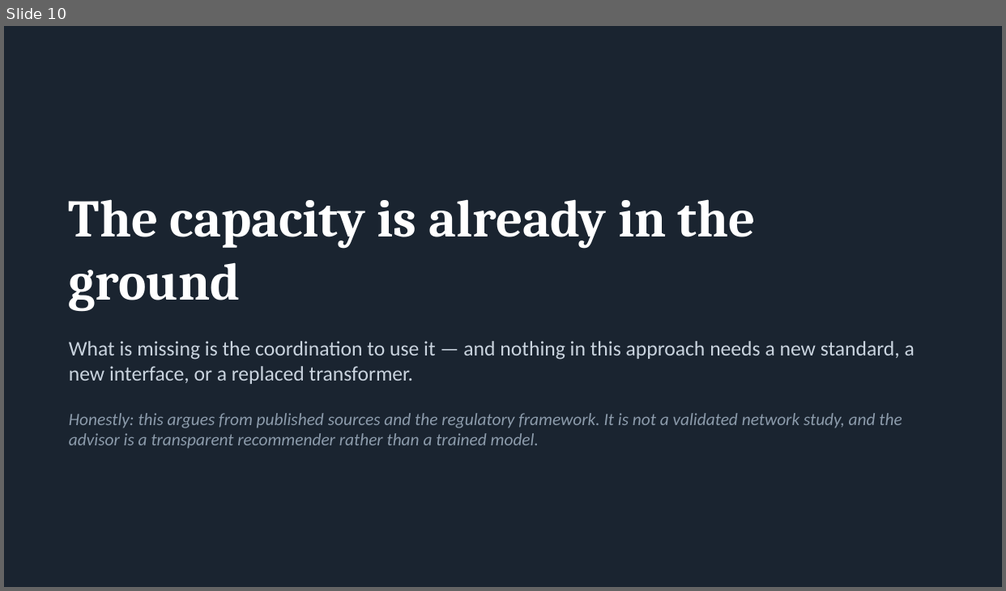
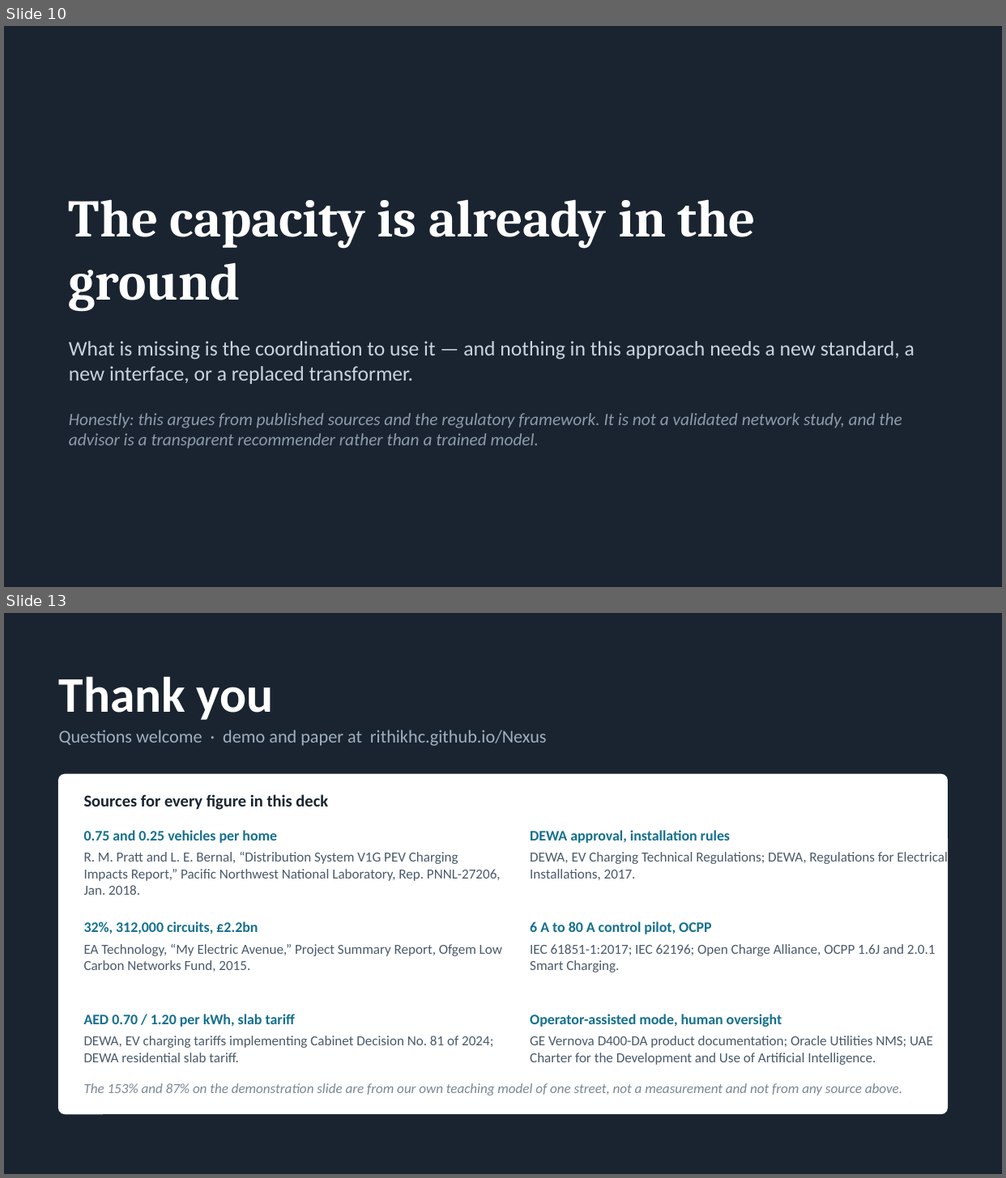
Before and after one commit to RithikhC/Nexus, a slide deck: deck/NEXUS-3.0-presentation.pptx. Shown one above the other, each under a label of ours: slide 10 before the commit, slides 10 and 13 after it; the slides between them are not shown. The pictures are 1006x591 and 1006x1178 pixels, drawn with LibreOffice and Linux fonts; fonts in the diff are those of the drawing. Boxes give left, top, right and bottom in pixels: in the first picture for what was removed or moved away, otherwise in the second. Text is boxed around its words. In the diff, an @@ line names an element or a change of style, - is before the commit and + after.

```diff
--- a/deck/NEXUS-3.0-presentation.pptx
+++ b/deck/NEXUS-3.0-presentation.pptx
@@ slide 13 added at bbox=[4, 613, 1002, 1174], background #1A2430 @@
@@ text added at bbox=[59, 676, 274, 720], 36 pt, text #FFFFFF, bold @@
+Thank you
@@ text added at bbox=[59, 730, 547, 746], 13 pt, text #9FB0C0 @@
+Questions welcome · demo and paper at rithikhc.github.io/Nexus
@@ rounded rectangle added at bbox=[59, 775, 947, 1114], fill #FFFFFF, outline #FFFFFF 1 pt @@
@@ text added at bbox=[84, 794, 328, 810], 12 pt, text #1A2430, bold @@
+Sources for every figure in this deck
@@ text added at bbox=[84, 830, 277, 843], 10.5 pt, text #14708F, bold @@
+0.75 and 0.25 vehicles per home
@@ text added at bbox=[530, 830, 730, 843], 10.5 pt, text #14708F, bold @@
+DEWA approval, installation rules
@@ text added at bbox=[84, 852, 501, 895], 10 pt, text #4A5A6B @@
+R. M. Pratt and L. E. Bernal, “Distribution System V1G PEV Charging Impacts Report,” Pacific Northwest National Laboratory, Rep. PNNL-27206, Jan. 2018.
@@ text added at bbox=[530, 852, 948, 880], 10 pt, text #4A5A6B @@
+DEWA, EV Charging Technical Regulations; DEWA, Regulations for Electrical Installations, 2017.
@@ text added at bbox=[84, 922, 258, 935], 10.5 pt, text #14708F, bold @@
+32%, 312,000 circuits, £2.2bn
@@ text added at bbox=[530, 922, 712, 935], 10.5 pt, text #14708F, bold @@
+6 A to 80 A control pilot, OCPP
@@ text added at bbox=[84, 944, 502, 972], 10 pt, text #4A5A6B @@
+EA Technology, “My Electric Avenue,” Project Summary Report, Ofgem Low Carbon Networks Fund, 2015.
@@ text added at bbox=[530, 944, 936, 973], 10 pt, text #4A5A6B @@
+IEC 61851-1:2017; IEC 62196; Open Charge Alliance, OCPP 1.6J and 2.0.1 Smart Charging.
@@ text added at bbox=[84, 1014, 295, 1027], 10.5 pt, text #14708F, bold @@
+AED 0.70 / 1.20 per kWh, slab tariff
@@ text added at bbox=[530, 1014, 782, 1027], 10.5 pt, text #14708F, bold @@
+Operator-assisted mode, human oversight
@@ text added at bbox=[84, 1036, 493, 1063], 10 pt, text #4A5A6B @@
+DEWA, EV charging tariffs implementing Cabinet Decision No. 81 of 2024; DEWA residential slab tariff.
@@ text added at bbox=[530, 1036, 933, 1065], 10 pt, text #4A5A6B @@
+GE Vernova D400-DA product documentation; Oracle Utilities NMS; UAE Charter for the Development and Use of Artificial Intelligence.
@@ text added at bbox=[84, 1084, 902, 1096], 10 pt, text #7A8794, italic @@
+The 153% and 87% on the demonstration slide are from our own teaching model of one street, not a measurement and not from any source above.
```
Also in this commit, not shown: 8 slides changed, 2 other slides added, 1 other file.
